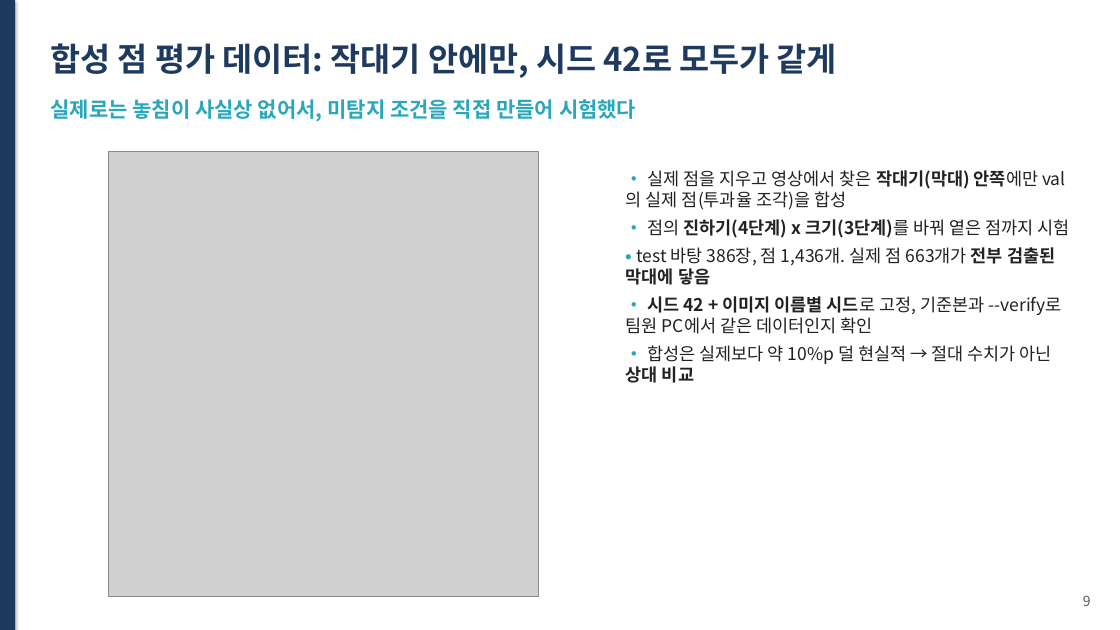
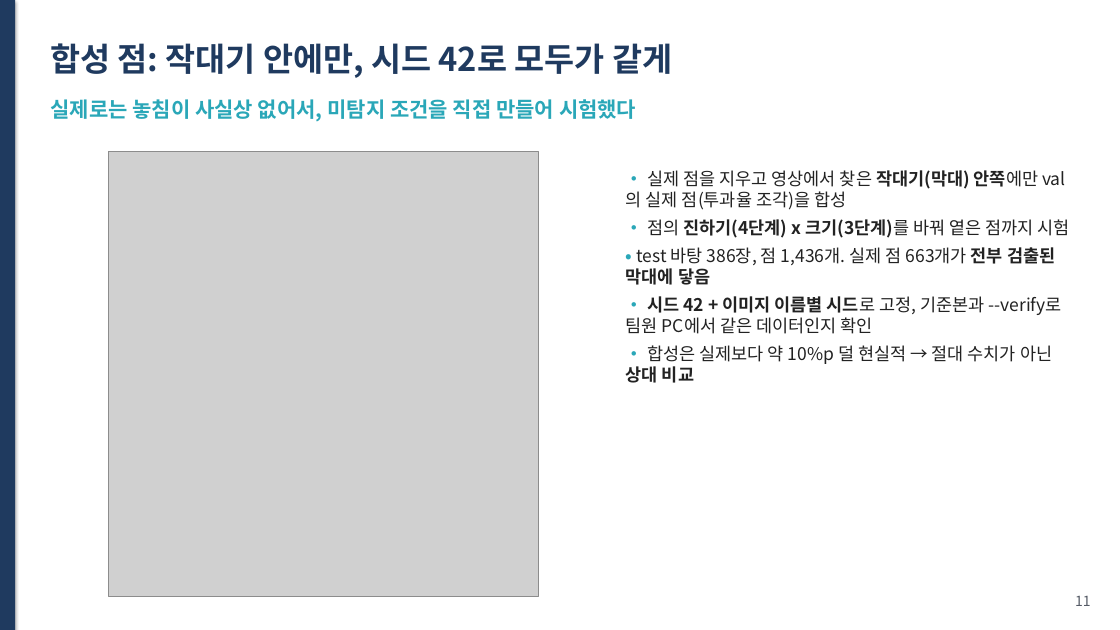
Before and after one commit to hmy7788/kamp_xray_detection, a slide deck: slide 11 of ppt/presentation.pptx (slide 9 before the commit). Drawn at 1120x630 pixels with LibreOffice and Linux fonts; fonts in the diff are those of the drawing; grey boxes stand for pictures. Boxes give left, top, right and bottom in pixels: in the first picture for what was removed or moved away, otherwise in the second. Text is boxed around its words. In the diff, an @@ line names an element or a change of style, - is before the commit and + after.

```diff
--- a/ppt/presentation.pptx
+++ b/ppt/presentation.pptx
@@ text at [50,43,672,78]: text changed @@
-합성 점 평가 데이터: 작대기 안에만, 시드 42로 모두가 같게
+합성 점: 작대기 안에만, 시드 42로 모두가 같게
@@ text at [1075,596,1091,606]: text changed @@
-9
+11
```
Also in this commit, not shown: 16 other slides changed, 4 slides added, 1 slide removed, 6 other files.
